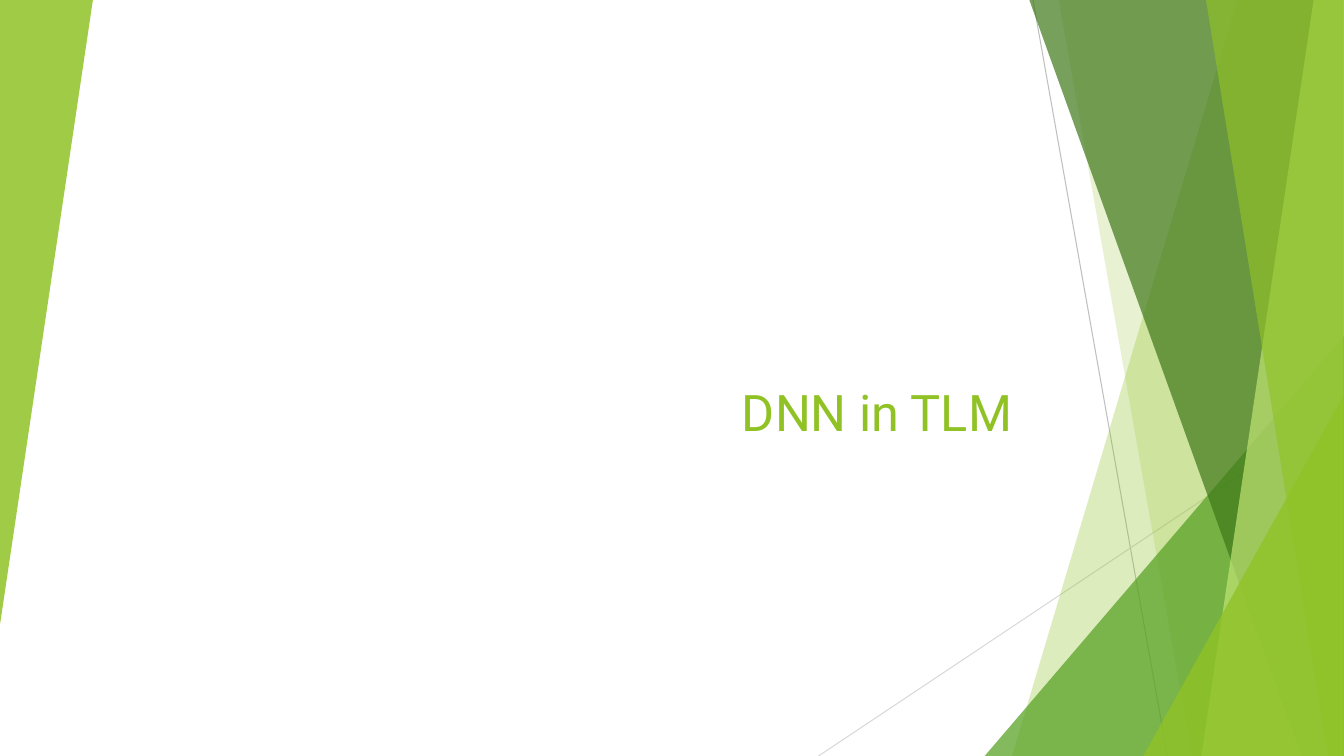
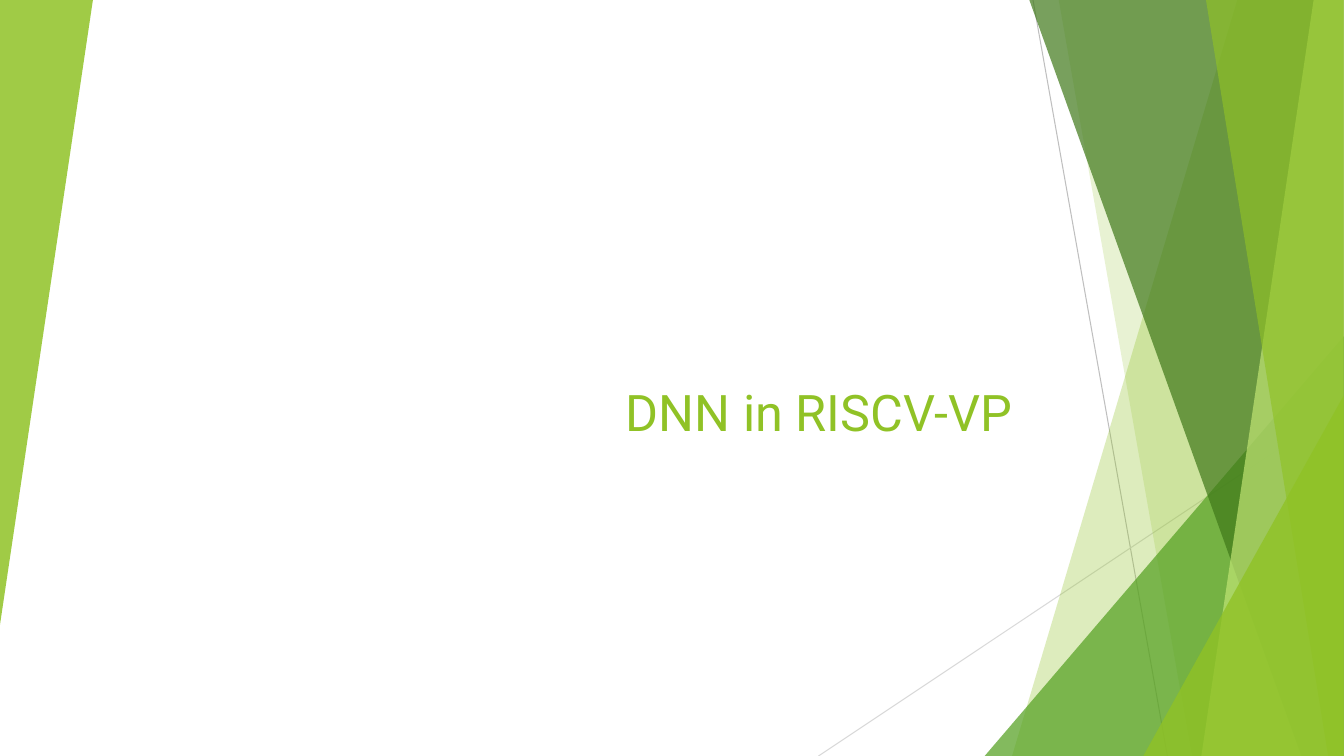
Before and after one commit to andy39866821/EE6470-Implement-of-Many-Core-System-Final_Project, a slide deck: slide 25 of 多核心系統_final.pptx (slide 26 before the commit). Drawn at 1344x756 pixels with LibreOffice and Linux fonts; fonts in the diff are those of the drawing. Boxes give left, top, right and bottom in pixels: in the first picture for what was removed or moved away, otherwise in the second. Text is boxed around its words. In the diff, an @@ line names an element or a change of style, - is before the commit and + after.

```diff
--- a/多核心系統_final.pptx
+++ b/多核心系統_final.pptx
@@ title at [626,394,1012,432]: text changed @@
-DNN in TLM
+DNN in RISCV-VP
```
Also in this commit, not shown: 4 other slides changed, 5 slides added, 5 slides removed, 24 other files.
